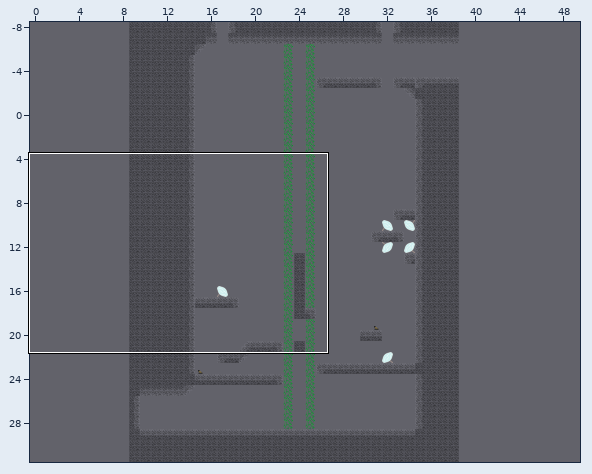
Two versions of a level (Tiled map, android/assets/level11.tmx). The picture above shows the old version from afar; the outline marks the close-up.
Close-up. As it was:
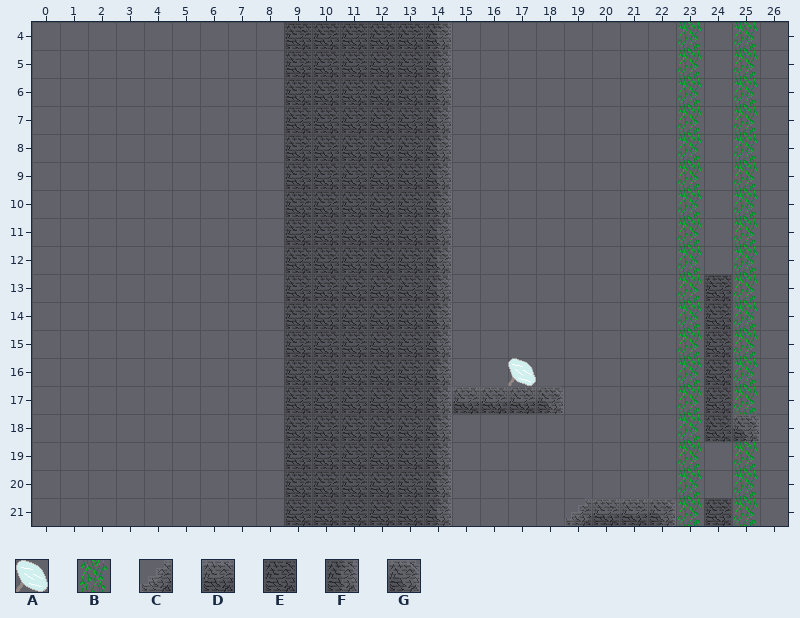
Cells are 32x32 px. Shown: x 0..26, y 4..21. The commit also changed other parts of the map, which this record leaves out. The old version is drawn lined up with the new one.
Key: from "objects": A 32, B 48; from "tileset": C 0, D 1, E 5, F 6, G 13.
_ is an empty cell.
Objects are placed by their top-left corner, in cells (3,4 is the top-left corner of cell 3,4); size is 1x1 cell unless given.
Layer "Kachelebene 1" before, first column x 0:
 4 _________EEEEEF________B_B_
 5 _________EEEEEF________B_B_
 6 _________EEEEEF________B_B_
 7 _________EEEEEF________B_B_
 8 _________EEEEEF________B_B_
 9 _________EEEEEF________B_B_
10 _________EEEEEF________B_B_
11 _________EEEEEF________B_B_
12 _________EEEEEF________B_B_
13 _________EEEEEF________BEB_
14 _________EEEEEF________BEB_
15 _________EEEEEF________BEB_
16 _________EEEEEF__A_____BEB_
17 _________EEEEEFDDDG____BEB_
18 _________EEEEEF________BEG_
19 _________EEEEEF________B_B_
20 _________EEEEEF________B_B_
21 _________EEEEEF____CDDGBEB_
After:
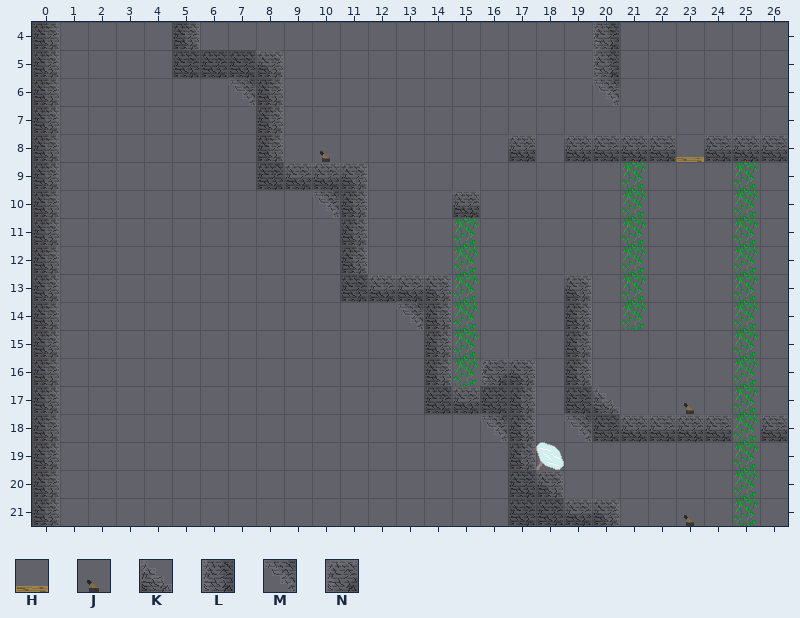
Further tiles: from "objects": H 40, J 43; from "tileset": K 2, L 4, M 8, N 12.
From old to new:
Changed rows in their new state; . is an unchanged cell.
map size 30x40 -> 50x30 cells (old content now starts at 9,-8; both pictures use the new coordinates)
Layer "Kachelebene 1":
first column x 0:
 4 F....F...______.....L.._._.
 5 F....EEEG______.....L.._._.
 6 F......MF______.....M.._._.
 7 F.......F______........_._.
 8 F.......F_J____..D.DDDDHDDD
 9 F.......EDDG___......B._...
10 F........_MF___D.....B._...
11 F........__F___B.....B._...
12 F........__F___B.....B._...
13 F........__.DDGB...G.B.__..
14 F........____M.B...F.B.__..
15 F........_____.B...F...__..
16 F........_____.BNG.F...__..
17 F........_____E.EF_EK..J_..
18 F........______.MF.MEDDDDBD
19 F........______..FA...._...
20 F........______..EG...._...
21 F........______..EEDG__J_..
Layer "objectLayer":
changed: outside this view -> J at 23,17
changed: outside this view -> J at 23,21
added: J at 10,8
Pixel boxes of the changes (left, top, right, bottom) in both close-ups:
added: (32, 22, 60, 526)
changed: (172, 22, 788, 526)
